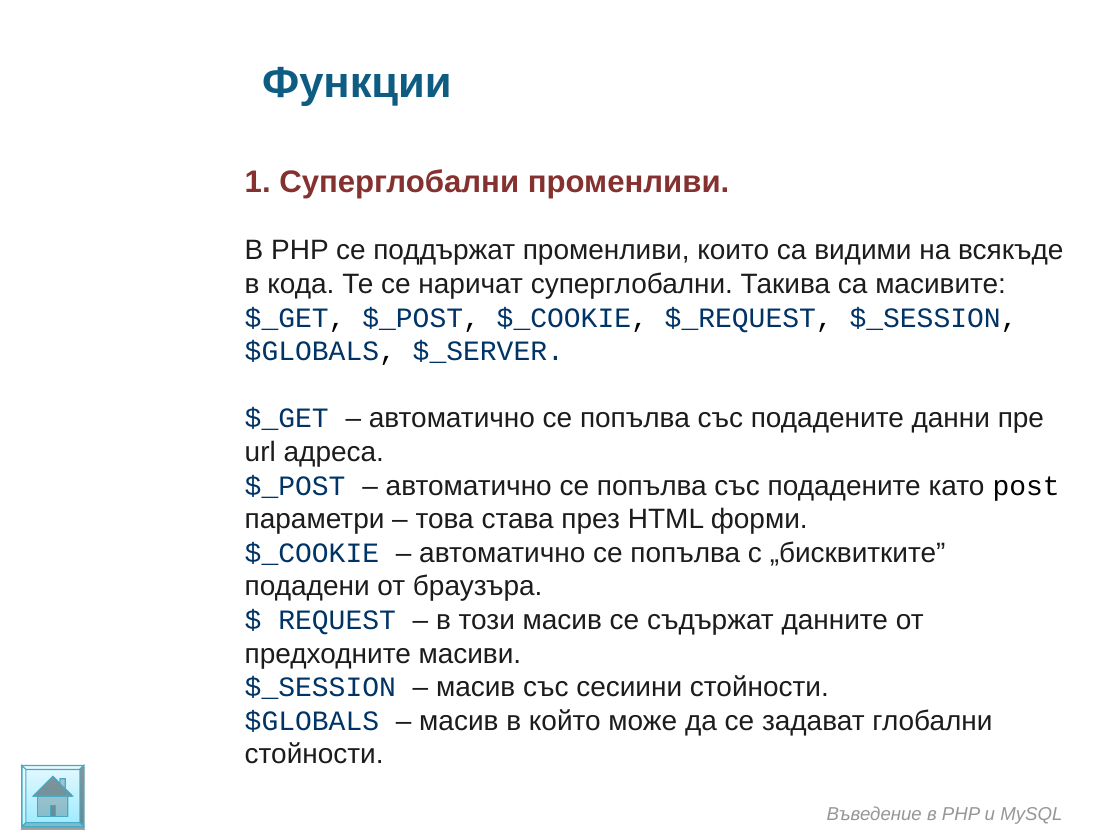
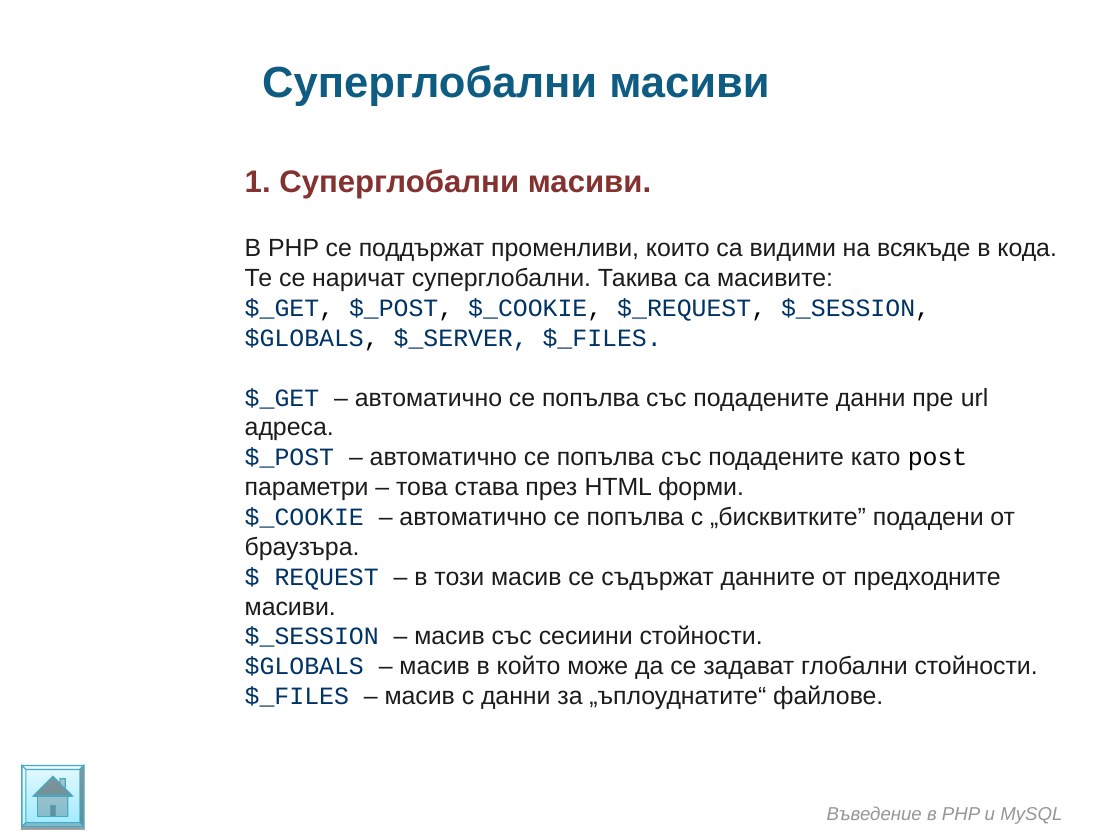
Before and after one commit to ivanstoynov/php-learning, a slide deck: slide 3 of Materials/PHP/Super global variables and work with formsi.ppt. Drawn at 1120x840 pixels with LibreOffice and Linux fonts; fonts in the diff are those of the drawing; background and template pictures are left out. Boxes give left, top, right and bottom in pixels: in the first picture for what was removed or moved away, otherwise in the second. Text is boxed around its words. In the diff, an @@ line names an element or a change of style, - is before the commit and + after.

```diff
--- a/Materials/PHP/Super global variables and work with formsi.ppt
+++ b/Materials/PHP/Super global variables and work with formsi.ppt
@@ text at [262, 65, 769, 106]: text changed @@
-Функции
+Суперглобални масиви
@@ text at [245, 169, 1057, 351]: text changed; size 18 to 16 pt @@
-1. Суперглобални променливи.
-В PHP се поддържат променливи, които са видими на всякъде в кода. Те се наричат суперглобални. Такива са масивите:
-$_GET, $_POST, $_COOKIE, $_REQUEST, $_SESSION, $GLOBALS, $_SERVER.
+1. Суперглобални масиви.
+В PHP се поддържат променливи, които са видими на всякъде в кода. Те се наричат суперглобални. Такива са масивите:
+$_GET, $_POST, $_COOKIE, $_REQUEST, $_SESSION, $GLOBALS, $_SERVER, $_FILES.
@@ text at [245, 388, 1038, 679]: size 18 to 16 pt in "$_GET – автоматично се попълва със подадените ...", "$_POST – автоматично се попълва със подадените ...", "$_COOKIE – автоматично се попълва с „бисквитките” ...", "$ REQUEST – в този масив се ..." and 2 more places @@
@@ text at [245, 685, 883, 709]: paragraph added @@
+$_FILES – масив с данни за „ъплоуднатите“ файлове.
```
Also in this commit, not shown: 2 other slides changed, 5 slides added, 2 other files.
